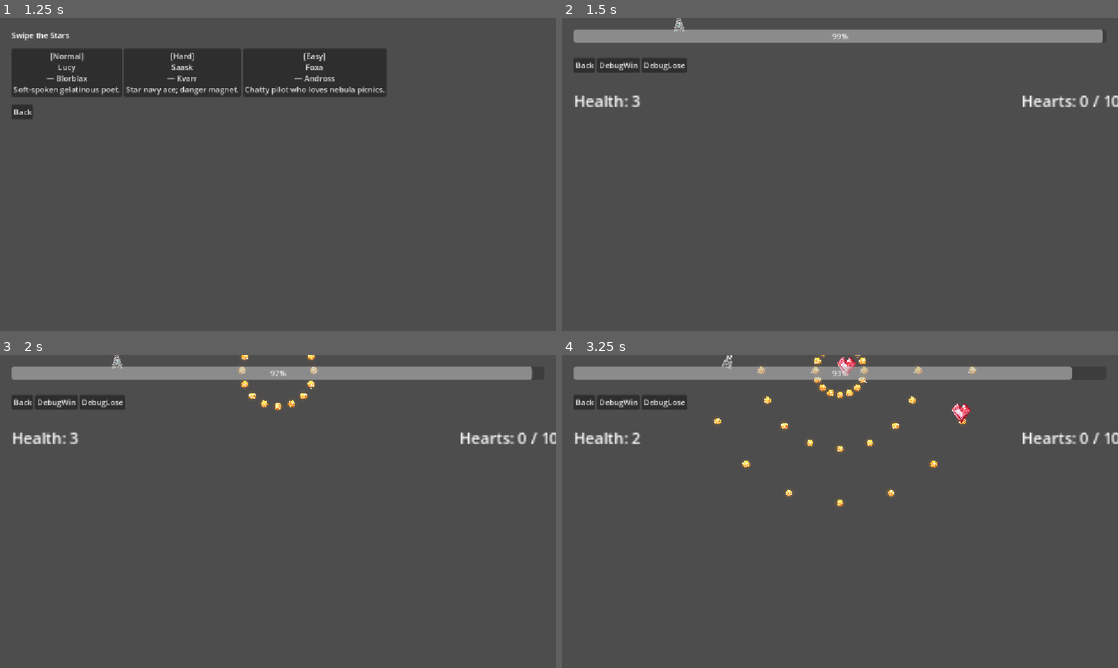
Above: before the commit, frames 1-4 (two rows, left to right).
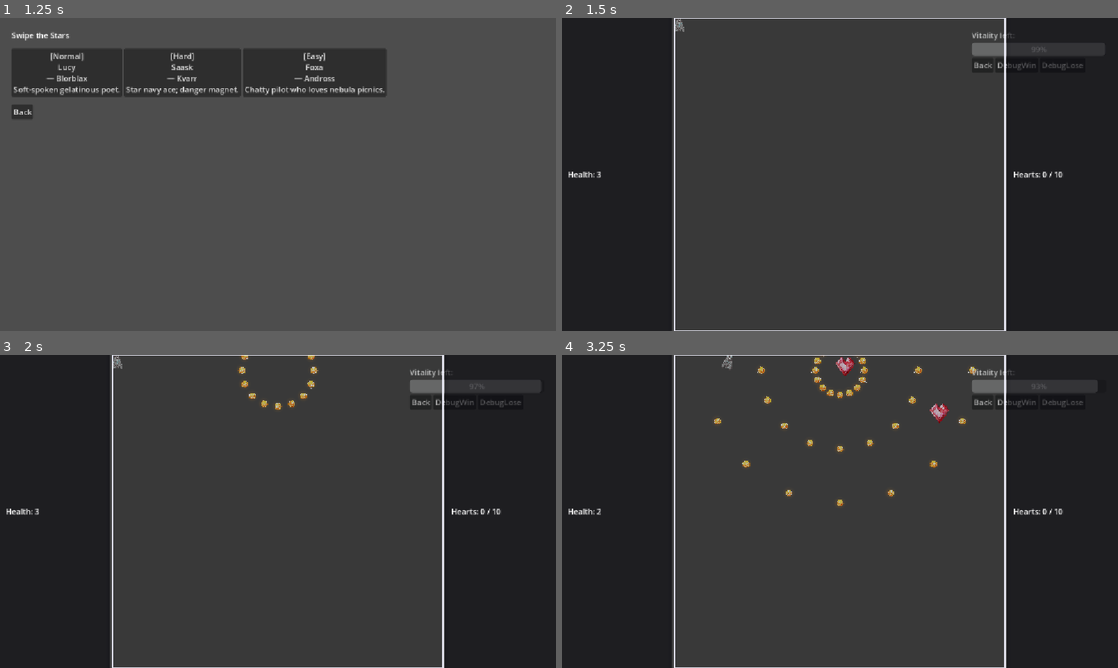
Above: after the commit, the same moments.

Repository: RobinPilt/UTGJ2025_c4
Game: Godot game, scene res://scenes/core/main.tscn
The game is run twice, just before and just after one commit, with the same random seed, the same clock (stepped at 60 frames per second) and the same inputs.
Inputs:
- Up to frame 1 (1.25 s): click "Start" at 0.5 s
- Up to frame 2 (1.5 s): click "[Easy] Foxa — Andross Chatty …" at 1.25 s
- Up to frame 3 (2 s): no input
- Up to frame 4 (3.25 s): click "DebugWin" at 2 s; tap Enter (ui_accept) at 2.75, 3.02 s; hold D (move_right) from 2.78 s (still down)

Frame 1 is identical in both runs. In frame 2, 43% of the frame differs, in the area x 0-100%, y 0-100%; in frame 3, 43%; in frame 4, 44%.

Commit message:
Small UI improvements in the minigame

Diff:
--- /dev/null
+++ b/koguja/scenes/minigame/DarkPanel.gd
@@ -0,0 +1,29 @@
+# res://scripts/ui/DarkPanel.gd
+extends PanelContainer
+
+@export var bg_color: Color = Color(0.02, 0.02, 0.04, 0.65)   # dark, semi-transparent
+@export var border_color: Color = Color(1, 1, 1, 0.08)        # faint border (optional)
+@export var border_width: int = 0                              # set >0 for a thin border
+@export var corner_radius: int = 0
+@export var content_padding: int = 12                          # inner padding for children
+
+func _ready() -> void:
+	var sb := StyleBoxFlat.new()
+	sb.bg_color = bg_color
+	sb.border_color = border_color
+	sb.border_width_left = border_width
+	sb.border_width_top = border_width
+	sb.border_width_right = border_width
+	sb.border_width_bottom = border_width
+	sb.corner_radius_top_left = corner_radius
+	sb.corner_radius_top_right = corner_radius
+	sb.corner_radius_bottom_left = corner_radius
+	sb.corner_radius_bottom_right = corner_radius
+
+	# Content margins so children get padded nicely
+	sb.content_margin_left = float(content_padding)
+	sb.content_margin_right = float(content_padding)
+	sb.content_margin_top = float(content_padding)
+	sb.content_margin_bottom = float(content_padding)
+
+	add_theme_stylebox_override("panel", sb)
--- a/koguja/scenes/minigame/Minigame.gd
+++ b/koguja/scenes/minigame/Minigame.gd
@@ -4,8 +4,8 @@
 @onready var back_btn: Button = $"HUD/MarginContainer/VBoxContainer/HBoxContainer/BackButton"
 @onready var win_btn: Button = $"HUD/MarginContainer/VBoxContainer/HBoxContainer/DebugWinButton"
 @onready var lose_btn: Button = $"HUD/MarginContainer/VBoxContainer/HBoxContainer/DebugLoseButton"
-@onready var hearts_label: Label = $"HUD/HBoxContainer/RightPanel/HeartsLabel"
-@onready var health_label: Label = $"HUD/HBoxContainer/LeftPanel/HealthLabel"
+@onready var hearts_label: Label = $"HUD/UIFrame/RightPanel/HeartsLabel"
+@onready var health_label: Label = $"HUD/UIFrame/LeftPanel/HealthLabel"
 @onready var timer_bar: ProgressBar = $"HUD/MarginContainer/VBoxContainer/TimerBar"
 @onready var spawner: Node = $Spawner
 
--- a/koguja/scenes/minigame/Minigame.tscn
+++ b/koguja/scenes/minigame/Minigame.tscn
@@ -1,8 +1,10 @@
-[gd_scene load_steps=4 format=3 uid="uid://dnmrgnw155nln"]
+[gd_scene load_steps=6 format=3 uid="uid://dnmrgnw155nln"]
 
 [ext_resource type="Script" uid="uid://qaod1a5vyre2" path="res://scenes/minigame/Minigame.gd" id="1_n02jb"]
 [ext_resource type="PackedScene" uid="uid://mm8b0ux5eo3u" path="res://scenes/minigame/PlayerShip.tscn" id="1_wqfxt"]
 [ext_resource type="PackedScene" uid="uid://bcv78na2ht52b" path="res://scenes/minigame/Spawner.tscn" id="2_n02jb"]
+[ext_resource type="Script" uid="uid://cogldlga1iqr1" path="res://scenes/minigame/DarkPanel.gd" id="4_7jhkd"]
+[ext_resource type="Script" uid="uid://bokcveqey3vb7" path="res://scenes/minigame/PlayfieldBorder.gd" id="4_i1pj7"]
 
 [node name="Minigame" type="Node2D"]
 script = ExtResource("1_n02jb")
@@ -10,15 +12,16 @@
 [node name="PlayerShip" parent="." instance=ExtResource("1_wqfxt")]
 
 [node name="Spawner" parent="." instance=ExtResource("2_n02jb")]
+playfield_control = NodePath("../HUD/UIFrame/PlayfieldOverlay")
 
 [node name="Countdown" type="Timer" parent="."]
 
 [node name="HUD" type="CanvasLayer" parent="."]
 
 [node name="MarginContainer" type="MarginContainer" parent="HUD"]
-anchors_preset = 15
-anchor_right = 1.0
-anchor_bottom = 1.0
+offset_left = 825.0
+offset_right = 1152.0
+offset_bottom = 648.0
 grow_horizontal = 2
 grow_vertical = 2
 theme_override_constants/margin_left = 24
@@ -29,12 +32,13 @@
 [node name="VBoxContainer" type="VBoxContainer" parent="HUD/MarginContainer"]
 layout_mode = 2
 
+[node name="TimerLabel" type="Label" parent="HUD/MarginContainer/VBoxContainer"]
+layout_mode = 2
+text = "Vitality left:"
+
 [node name="TimerBar" type="ProgressBar" parent="HUD/MarginContainer/VBoxContainer"]
 layout_mode = 2
 value = 100.0
-
-[node name="TimerLabel" type="Label" parent="HUD/MarginContainer/VBoxContainer"]
-layout_mode = 2
 
 [node name="HBoxContainer" type="HBoxContainer" parent="HUD/MarginContainer/VBoxContainer"]
 layout_mode = 2
@@ -51,44 +55,33 @@
 layout_mode = 2
 text = "DebugLose"
 
-[node name="HBoxContainer" type="HBoxContainer" parent="HUD"]
+[node name="UIFrame" type="HBoxContainer" parent="HUD"]
 anchors_preset = 15
 anchor_right = 1.0
 anchor_bottom = 1.0
 grow_horizontal = 2
 grow_vertical = 2
 
-[node name="LeftPanel" type="Control" parent="HUD/HBoxContainer"]
+[node name="LeftPanel" type="PanelContainer" parent="HUD/UIFrame"]
 layout_mode = 2
 size_flags_horizontal = 3
+script = ExtResource("4_7jhkd")
 
-[node name="HealthLabel" type="Label" parent="HUD/HBoxContainer/LeftPanel"]
-layout_mode = 0
-offset_left = 24.0
-offset_top = 148.0
-offset_right = 162.0
-offset_bottom = 201.5
-scale = Vector2(2, 2)
+[node name="HealthLabel" type="Label" parent="HUD/UIFrame/LeftPanel"]
+layout_mode = 2
 text = "Health: 3"
 
-[node name="PlayfieldOverlay" type="Control" parent="HUD/HBoxContainer"]
+[node name="PlayfieldOverlay" type="Panel" parent="HUD/UIFrame"]
 layout_mode = 2
 size_flags_horizontal = 3
-size_flags_stretch_ratio = 1.5
+size_flags_stretch_ratio = 3.0
+script = ExtResource("4_i1pj7")
 
-[node name="RightPanel" type="Control" parent="HUD/HBoxContainer"]
+[node name="RightPanel" type="PanelContainer" parent="HUD/UIFrame"]
 layout_mode = 2
 size_flags_horizontal = 3
+script = ExtResource("4_7jhkd")
 
-[node name="HeartsLabel" type="Label" parent="HUD/HBoxContainer/RightPanel"]
-layout_mode = 1
-anchors_preset = 1
-anchor_left = 1.0
-anchor_right = 1.0
-offset_left = -192.0
-offset_top = 148.0
-offset_right = -97.5
-offset_bottom = 171.0
-grow_horizontal = 0
-scale = Vector2(2, 2)
+[node name="HeartsLabel" type="Label" parent="HUD/UIFrame/RightPanel"]
+layout_mode = 2
 text = "Hearts:"
--- /dev/null
+++ b/koguja/scenes/minigame/PlayfieldBorder.gd
@@ -0,0 +1,25 @@
+# res://scripts/ui/PlayfieldBorder.gd
+extends Panel
+
+@export var border_color: Color = Color(0.95, 0.95, 1.0, 0.9)
+@export var border_width: int = 3
+@export var bg_color: Color = Color(0.02, 0.05, 0.05, 0.08) # subtle fill
+@export var corner_radius: int = 0
+@export var shadow_size: int = 12
+@export var shadow_color: Color = Color(0, 0, 0, 0.2)
+
+func _ready() -> void:
+    var sb := StyleBoxFlat.new()
+    sb.bg_color = bg_color
+    sb.border_color = border_color
+    sb.border_width_left = border_width
+    sb.border_width_top = border_width
+    sb.border_width_right = border_width
+    sb.border_width_bottom = border_width
+    sb.corner_radius_top_left = corner_radius
+    sb.corner_radius_top_right = corner_radius
+    sb.corner_radius_bottom_left = corner_radius
+    sb.corner_radius_bottom_right = corner_radius
+    sb.shadow_size = shadow_size
+    sb.shadow_color = shadow_color
+    add_theme_stylebox_override("panel", sb)
--- a/koguja/scenes/minigame/Spawner.gd
+++ b/koguja/scenes/minigame/Spawner.gd
@@ -54,17 +54,17 @@
     _update_playfield_rect()
 
 func _update_playfield_rect() -> void:
-    if _playfield:
+    #if _playfield:
         # Compute the global rect from the Control
-        var p: Vector2 = _playfield.global_position
-        var s: Vector2 = _playfield.size
-        playfield_rect = Rect2(p, s)
-    else:
+        # var p: Vector2 = _playfield.global_position
+        # var s: Vector2 = _playfield.size
+        # playfield_rect = Rect2(p, s)
+    #else:
         # Fallback: center 60% width, full height
-        var width_ratio: float = 0.6
-        var w: float = viewport_size.x * width_ratio
-        var x: float = (viewport_size.x - w) * 0.5
-        playfield_rect = Rect2(Vector2(x, 0.0), Vector2(w, viewport_size.y))
+    var width_ratio: float = 0.5
+    var w: float = viewport_size.x * width_ratio
+    var x: float = (viewport_size.x - w) * 0.5
+    playfield_rect = Rect2(Vector2(x, 0.0), Vector2(w, viewport_size.y))
 
 func start(diff: String = "easy") -> void:
     if _running:
Not shown, added: koguja/assets/art/aquarius.png.import
Not shown, added: koguja/assets/art/serena.png.import
Not shown, added: koguja/assets/art/valentin.png.import
Not shown, added: koguja/scenes/minigame/DarkPanel.gd.uid
Not shown, added: koguja/scenes/minigame/PlayfieldBorder.gd.uid
